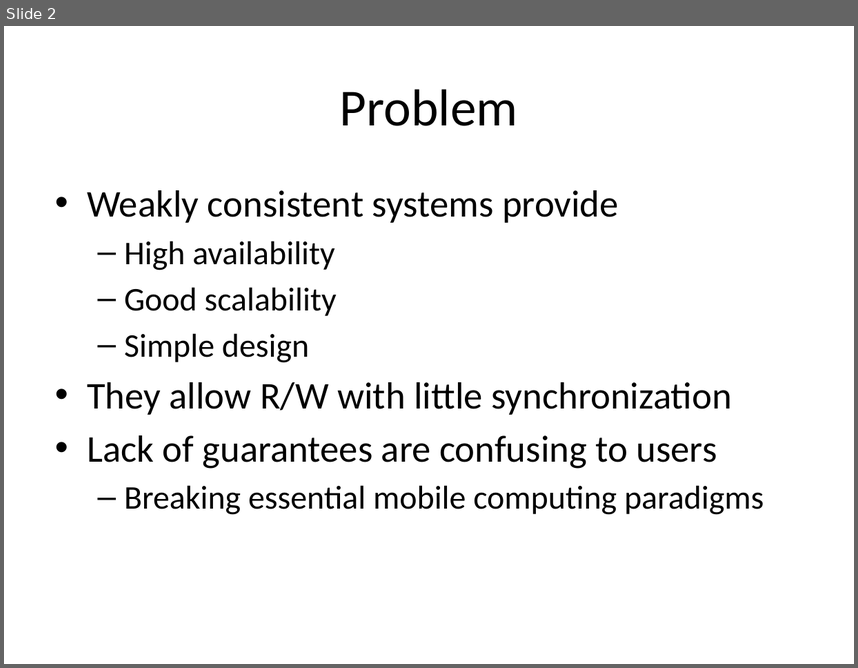
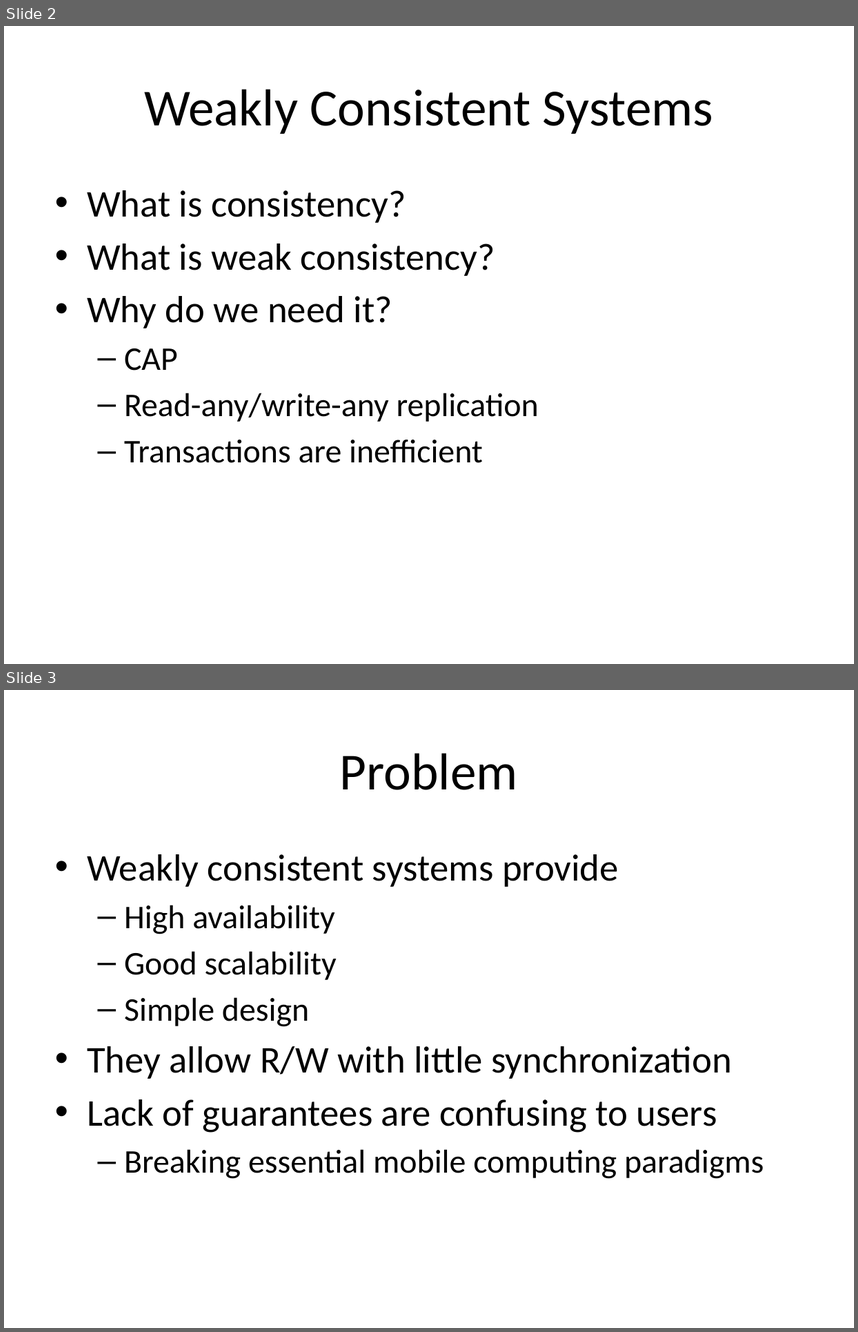
Before and after one commit to balidani/bomberman, a slide deck: presentation/slides_daniel.pptx. Shown one above the other, each under a label of ours: slide 2 before the commit, slides 2 and 3 after it. The pictures are 858x668 and 858x1332 pixels, drawn with LibreOffice and Linux fonts; fonts in the diff are those of the drawing. Boxes give left, top, right and bottom in pixels: in the first picture for what was removed or moved away, otherwise in the second. Text is boxed around its words. In the diff, an @@ line names an element or a change of style, - is before the commit and + after.

```diff
--- a/presentation/slides_daniel.pptx
+++ b/presentation/slides_daniel.pptx
@@ slide 2 added at box(4, 26, 854, 664), background #FFFFFF @@
@@ title added at box(144, 89, 713, 134), 44 pt, text #000000 @@
+Weakly Consistent Systems
@@ text added at box(87, 190, 539, 463), 28 pt, text #000000 @@
+• What is consistency?
+• What is weak consistency?
+• Why do we need it?
+  – CAP
+  – Read-any/write-any replication
+  – Transactions are inefficient
@@ what was slide 2 is now slide 3 @@
```
Also in this commit, not shown: 7 slides changed, 2 other slides added.
